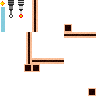
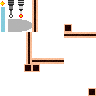
Two versions of the same layered image (96 x 96). Layer-by-layer changes:
added layer "RecieverGuard" above "Light" over [8, 19, 32, 32]
